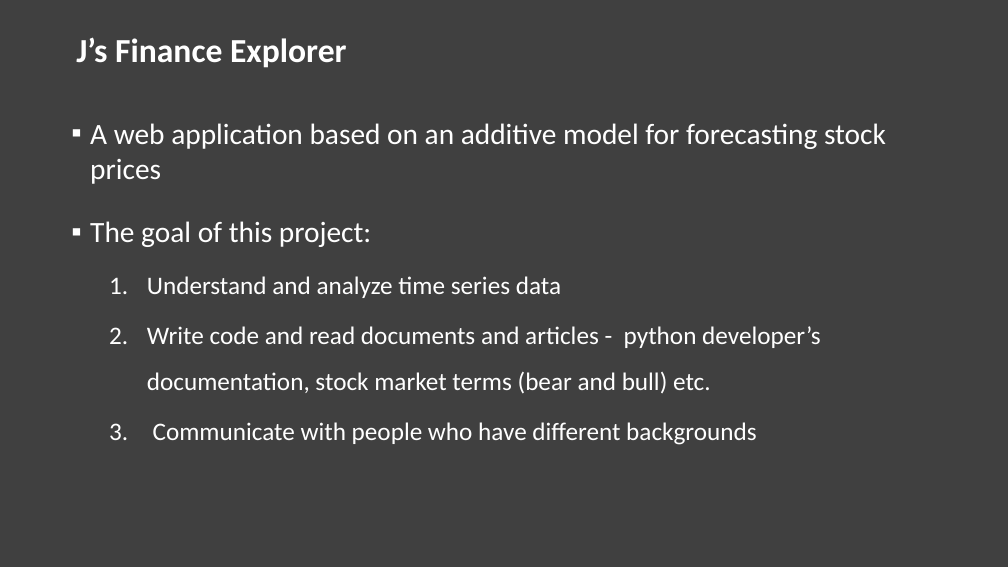
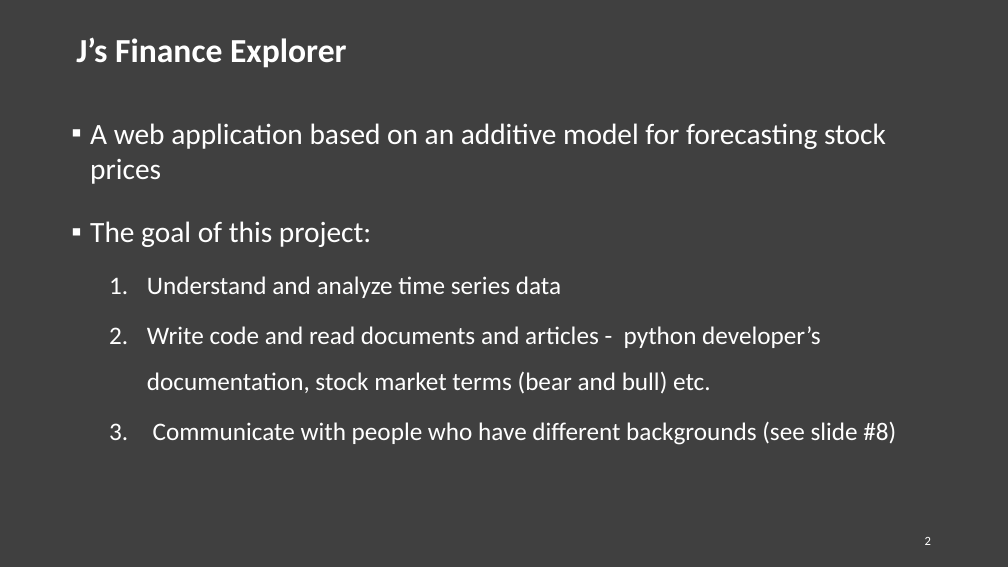
Before and after one commit to tzyychin/BUAN6340_Programming_for_Data_Science, a slide deck: slide 2 of Final_Project_Jupyter/5-min Slides.pptx. Drawn at 1008x567 pixels with LibreOffice and Linux fonts; fonts in the diff are those of the drawing. Boxes give left, top, right and bottom in pixels: in the first picture for what was removed or moved away, otherwise in the second. Text is boxed around its words. In the diff, an @@ line names an element or a change of style, - is before the commit and + after.

```diff
--- a/Final_Project_Jupyter/5-min Slides.pptx
+++ b/Final_Project_Jupyter/5-min Slides.pptx
@@ text at box(153, 422, 896, 445): text changed @@
-  3. Communicate with people who have different backgrounds
+  3. Communicate with people who have different backgrounds (see slide #8)
@@ page number added at box(925, 537, 931, 545), 12 pt, text #FFFFFF @@
+2
```
Also in this commit, not shown: 5 other slides changed, 1 slide added, 1 slide removed.
